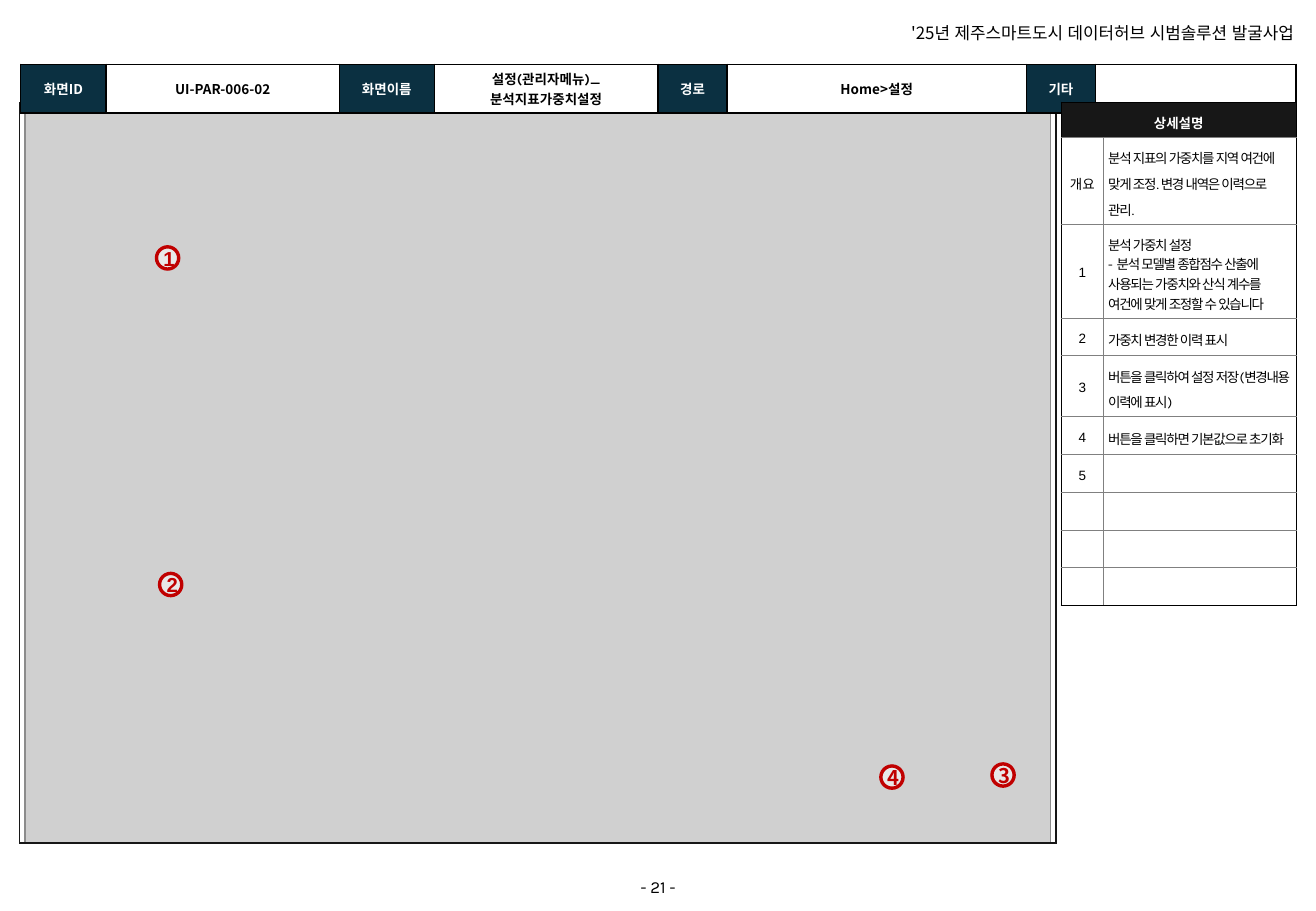
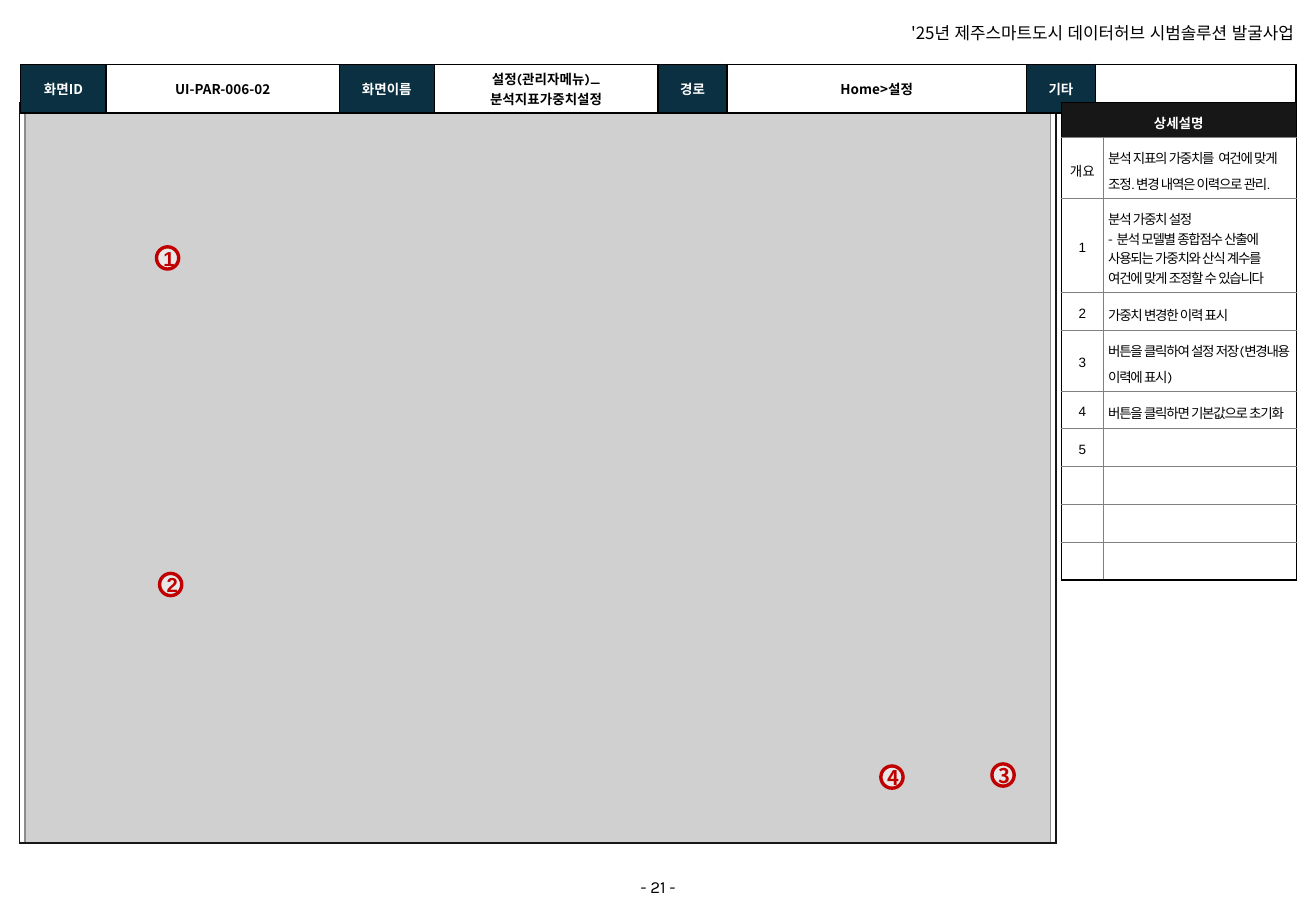
Before and after one commit to innopamSolution/jeju-datahub, a slide deck: slide 21 of Audit/JJ_PD_IP_D04_화면설계서_v1.5_이노팸.pptx. Drawn at 1316x911 pixels with LibreOffice and Linux fonts; fonts in the diff are those of the drawing; grey boxes stand for pictures; background and template pictures are left out. Boxes give left, top, right and bottom in pixels: in the first picture for what was removed or moved away, otherwise in the second. Text is boxed around its words. In the diff, an @@ line names an element or a change of style, - is before the commit and + after.

```diff
--- a/Audit/JJ_PD_IP_D04_화면설계서_v1.5_이노팸.pptx
+++ b/Audit/JJ_PD_IP_D04_화면설계서_v1.5_이노팸.pptx
@@ table at (x1=1062, y1=102, x2=1298, y2=548) @@
-row 2, column 2: 분석 지표의 가중치를 지역 여건에 맞게 조정. 변경 내역은 이력으로 관리.
+row 2, column 2: 분석 지표의 가중치를 여건에 맞게 조정. 변경 내역은 이력으로 관리.
```
Also in this commit, not shown: 4 other slides changed, 1 other file.
